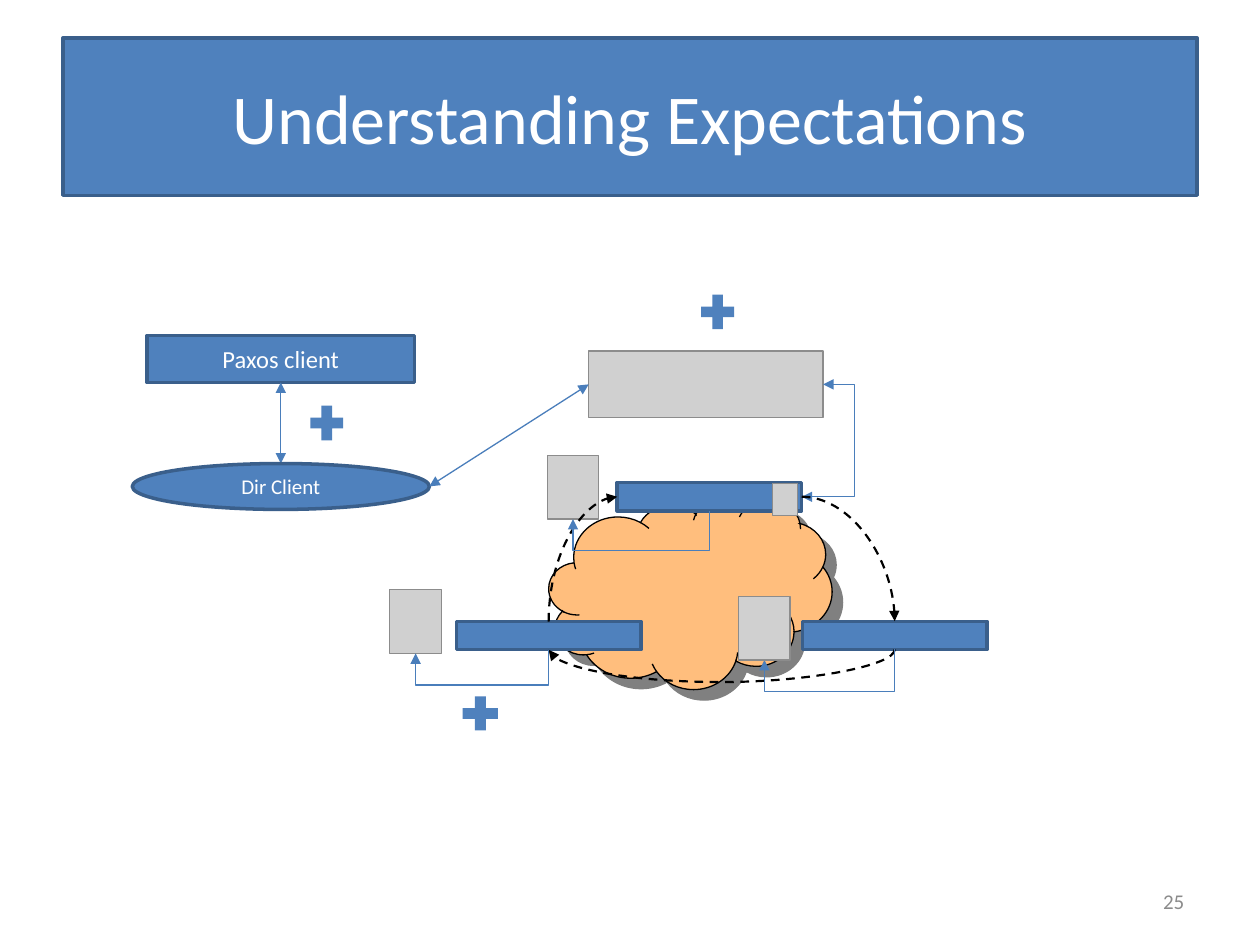
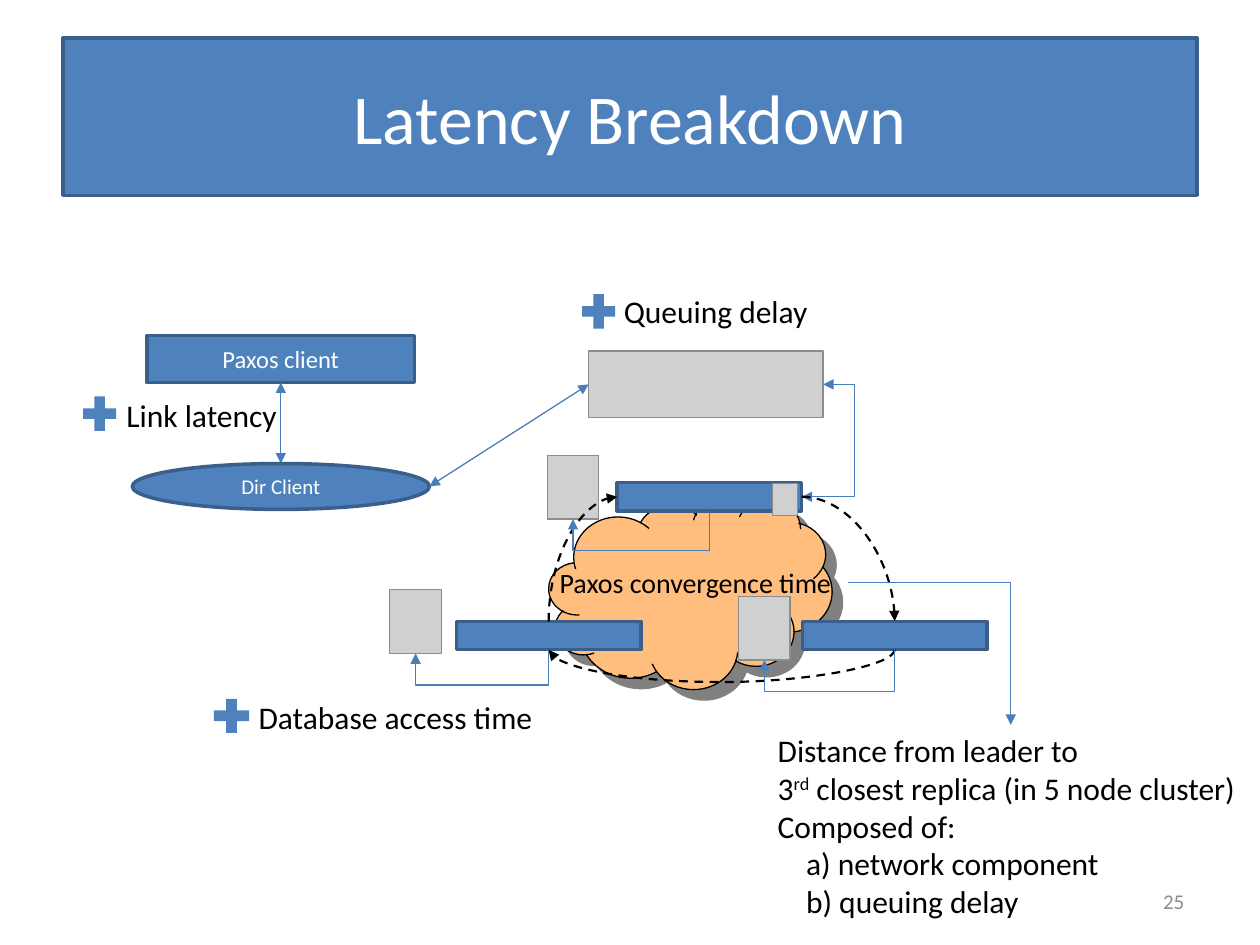
Before and after one commit to Slania/JPaxos-1, a slide deck: slide 25 of Paxos based directory updates for geo-replicated cloud storage.pptx. Drawn at 1260x945 pixels with LibreOffice and Linux fonts; fonts in the diff are those of the drawing; grey boxes stand for pictures. Boxes give left, top, right and bottom in pixels: in the first picture for what was removed or moved away, otherwise in the second. Text is boxed around its words. In the diff, an @@ line names an element or a change of style, - is before the commit and + after.

Commit message:
Sri | Updated ppt

```diff
--- a/Paxos based directory updates for geo-replicated cloud storage.pptx
+++ b/Paxos based directory updates for geo-replicated cloud storage.pptx
@@ title at box(353, 95, 907, 156): text changed @@
-Understanding Expectations
+Latency Breakdown
@@ plus sign: place and size @@
-plus sign at box(696, 289, 741, 335)
+plus sign at box(576, 287, 621, 334)
@@ text added at box(624, 301, 807, 329), 18 pt, text #000000 @@
+Queuing delay
@@ plus sign: place and size @@
-plus sign at box(305, 399, 349, 446)
+plus sign at box(77, 391, 121, 437)
@@ text added at box(126, 405, 277, 432), 18 pt, text #000000 @@
+Link latency
@@ text added at box(560, 570, 831, 600), 16 pt, text #000000 @@
+Paxos convergence time
@@ elbow arrow added from (848, 582) to (1011, 724), #4B7EBC 0.75 pt @@
@@ plus sign: place and size @@
-plus sign at box(456, 690, 504, 737)
+plus sign at box(208, 693, 256, 740)
@@ text added at box(259, 707, 532, 730), 18 pt, text #000000 @@
+Database access time
@@ text added at box(778, 740, 1234, 919), 18 pt, text #000000 @@
+Distance from leader to
+3rd closest replica (in 5 node cluster)
+Composed of:
+a) network component
+b) queuing delay
```
Also in this commit, not shown: 4 other slides changed, 5 slides added, 3 slides removed.
